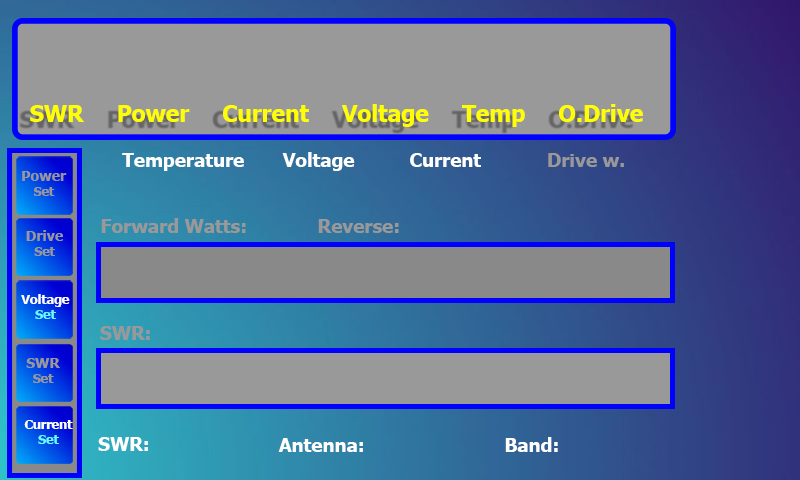
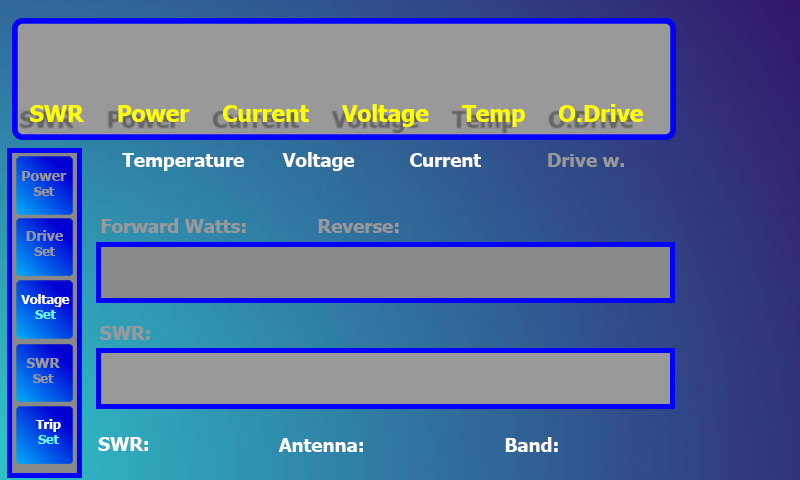
Comparing the layer stacks of the two 800 x 480 images. Changes:
renamed "Current Set" to "Trip Set", painted on it over [24, 419, 73, 432]
